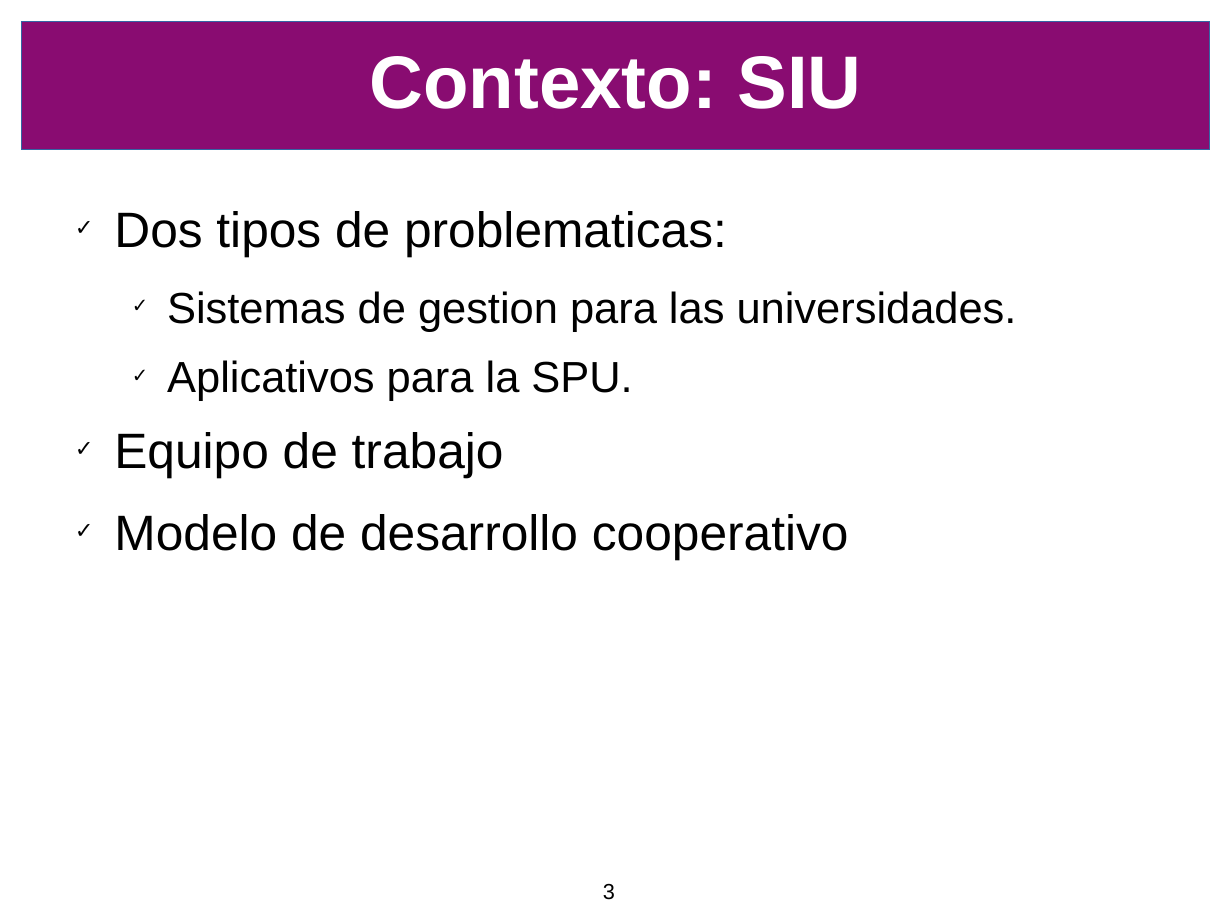
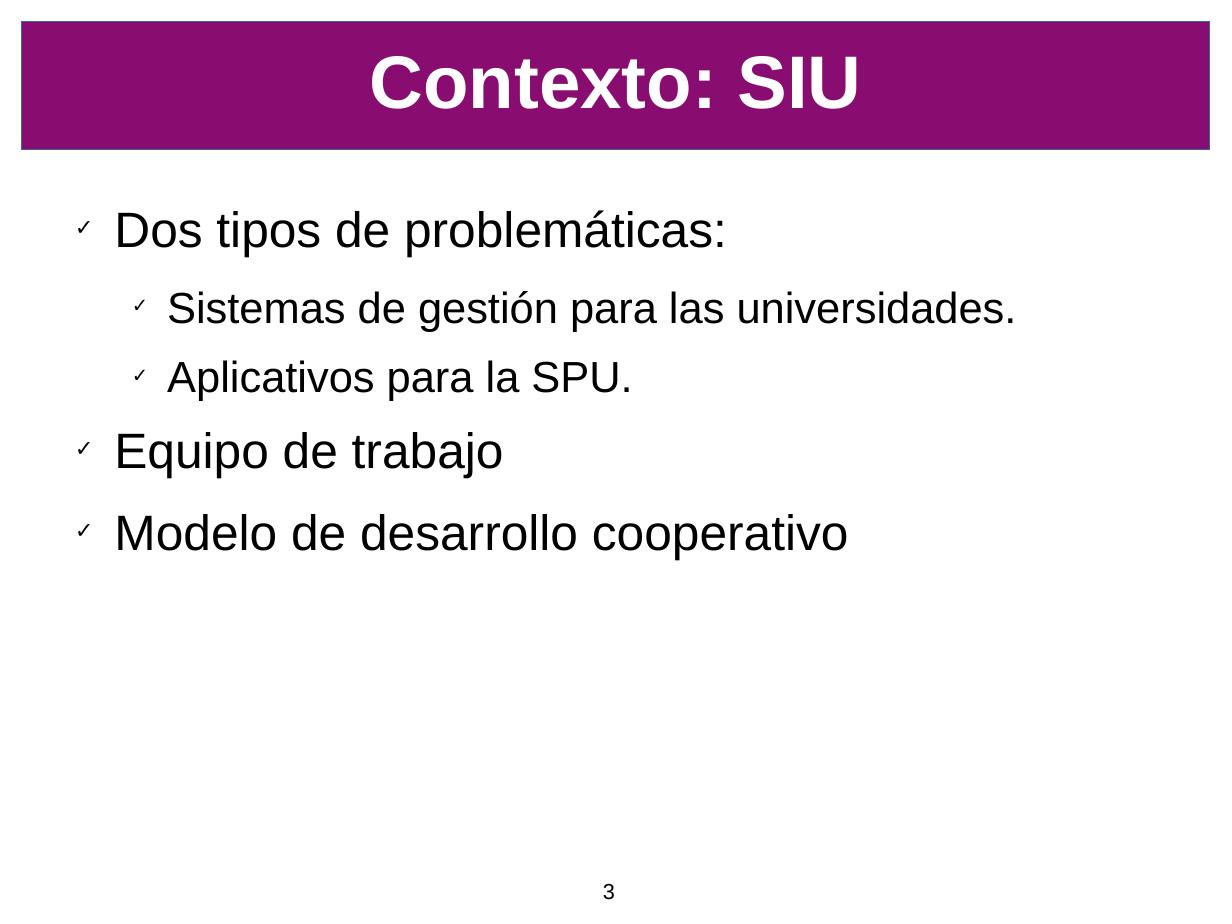
Before and after one commit to SIU-Toba/framework, a slide deck: slide 3 of doc/presentacion/CafeConf2006.odp. Drawn at 1232x924 pixels with LibreOffice and Linux fonts; fonts in the diff are those of the drawing; background and template pictures are left out. Boxes give left, top, right and bottom in pixels: in the first picture for what was removed or moved away, otherwise in the second. Text is boxed around its words. In the diff, an @@ line names an element or a change of style, - is before the commit and + after.

```diff
--- a/doc/presentacion/CafeConf2006.odp
+++ b/doc/presentacion/CafeConf2006.odp
@@ text at bbox=[114, 210, 1017, 332]: text changed @@
-✓ Dos tipos de problematicas:
-  ✓ Sistemas de gestion para las universidades.
+✓ Dos tipos de problemáticas:
+  ✓ Sistemas de gestión para las universidades.
```
Also in this commit, not shown: 13 other slides changed, 4 slides added, 1 slide removed, 2 other files.
